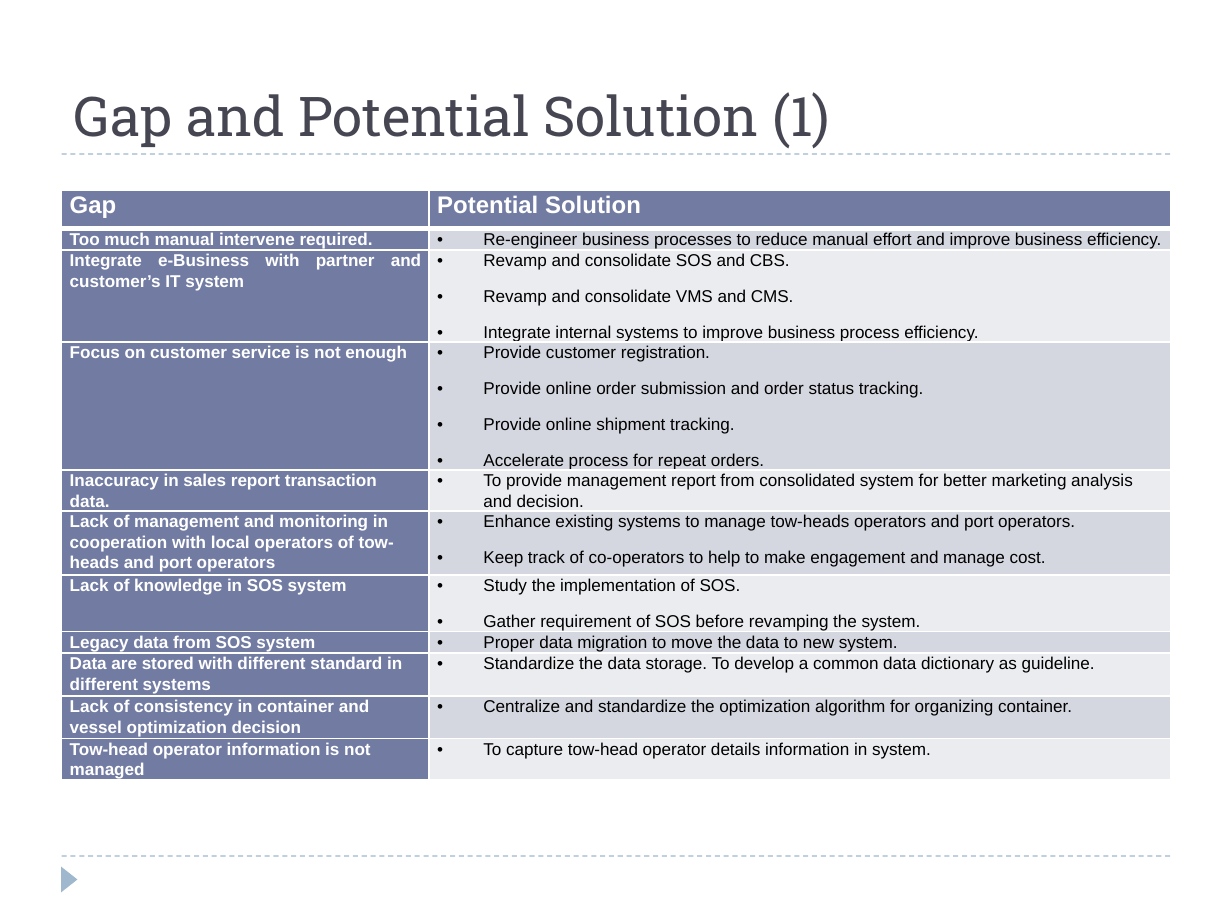
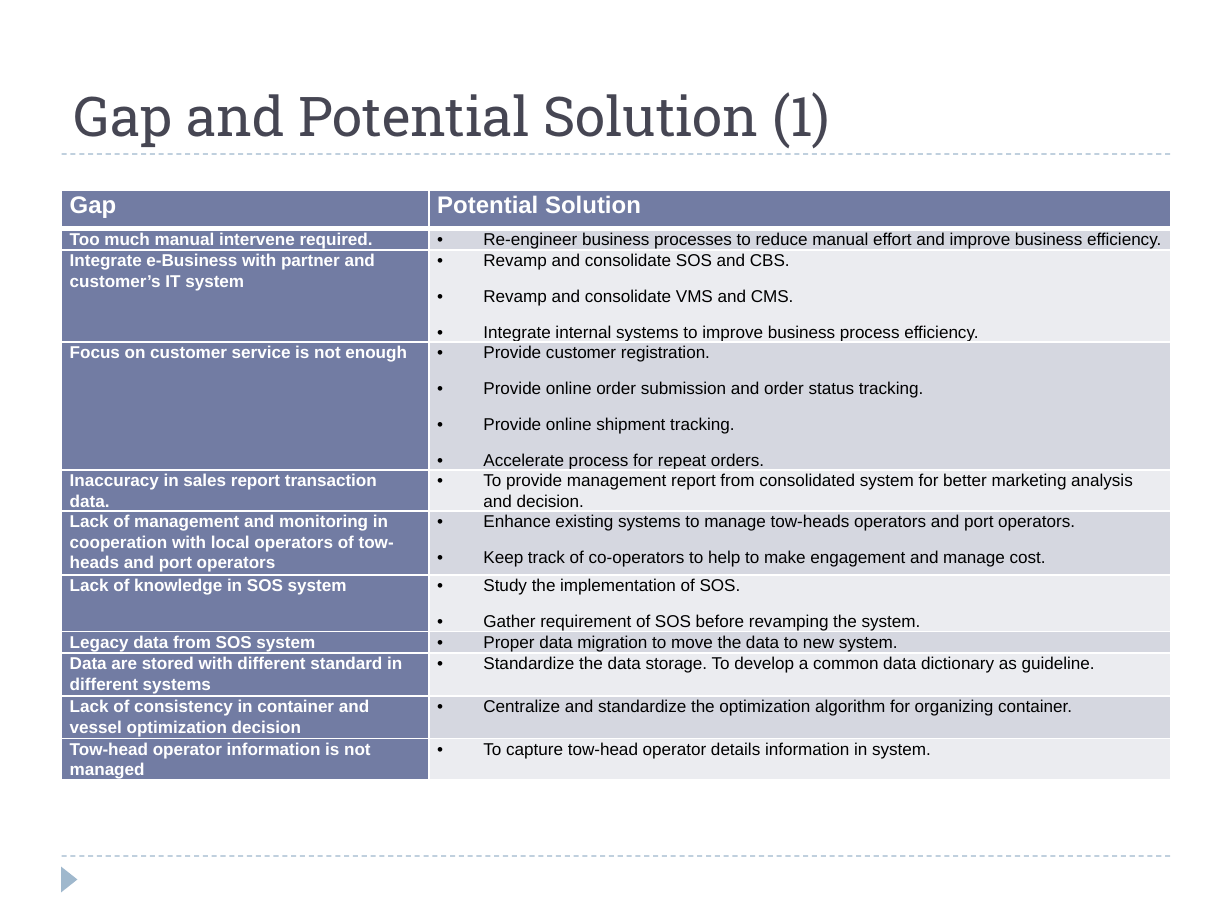
Before and after one commit to windieccf/t1-shipping, a slide deck: slide 39 of Enterprise Architech Presentation.pptx (slide 40 before the commit). Drawn at 1232x924 pixels with LibreOffice and Linux fonts; fonts in the diff are those of the drawing. Boxes give left, top, right and bottom in pixels: in the first picture for what was removed or moved away, otherwise in the second. Text is boxed around its words. In the diff, an @@ line names an element or a change of style, - is before the commit and + after.

```diff
--- a/Enterprise Architech Presentation.pptx
+++ b/Enterprise Architech Presentation.pptx
@@ table at (62, 191, 1170, 793) @@
@@ alignment justified to left @@
```
Also in this commit, not shown: 14 other slides changed, 1 slide removed.
